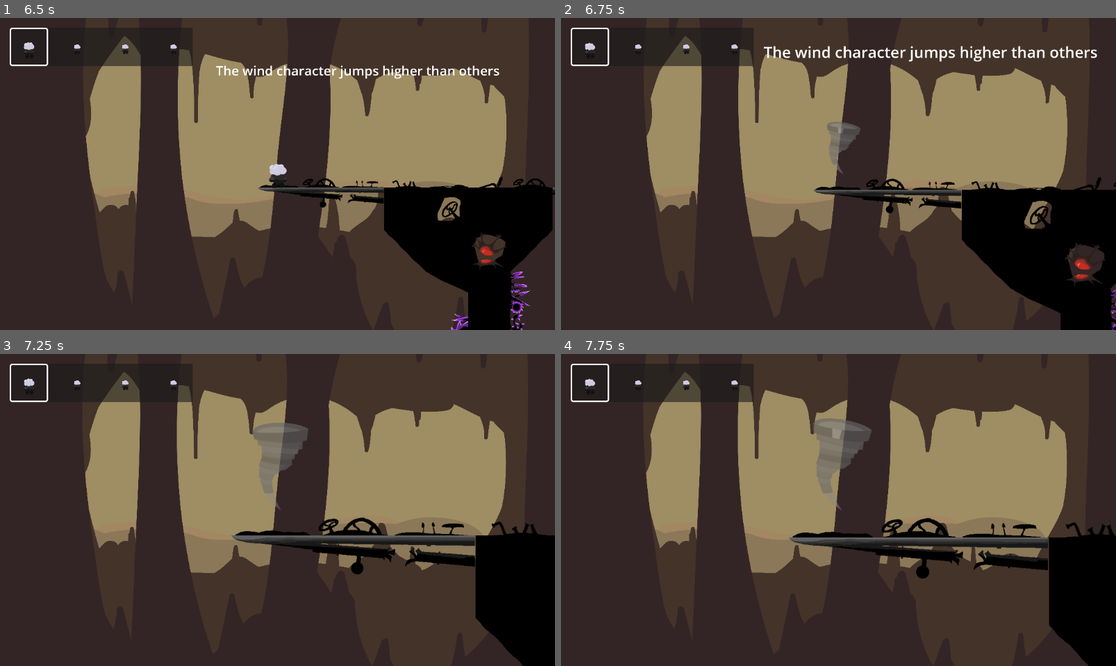
Above: before the commit, frames 1-4 (two rows, left to right).
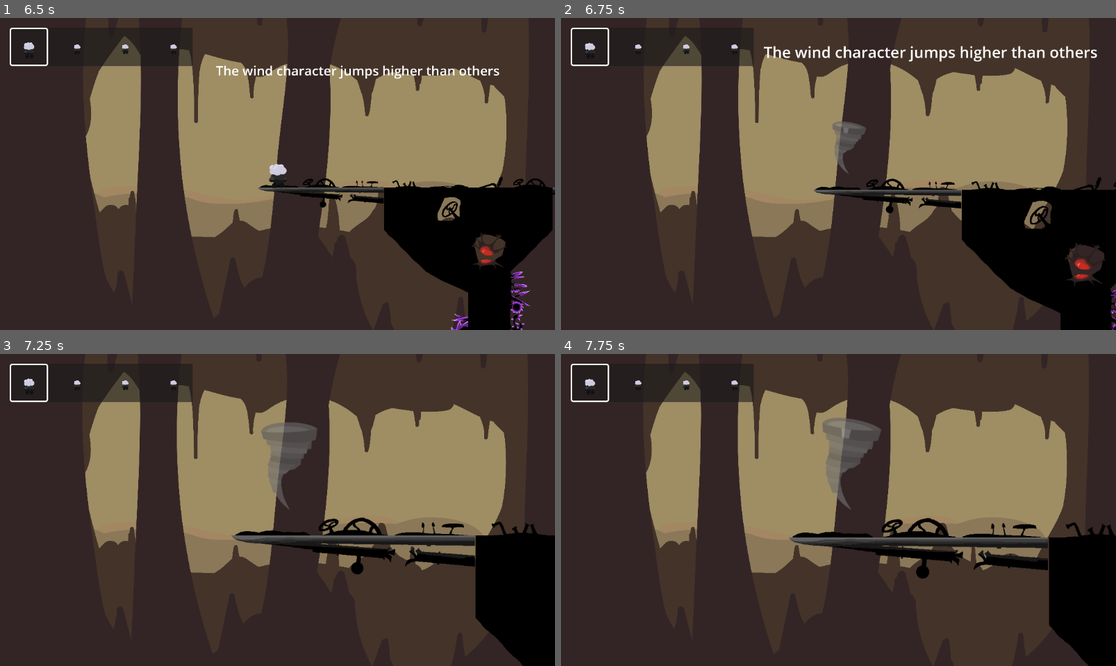
Above: after the commit, the same moments.

Repository: StarikTenger/PlatformerGame2025
Game: Godot game, scene res://scenes/UI/LevelManager.tscn
Same seed, same stepped clock (60 frames per second), same inputs: the game is played once before the commit and once after it. Sound files missing from this copy of the repository are replaced by a short silence.
Inputs (mouse positions are in pixels of both pictures, inside the frame that each line leads up to):
- Up to frame 1 (6.5 s): click (266, 133) at 0.52 s; click (188, 301) at 1.25 s; move the mouse to (399, 158) at 2.02 s; hold D (move_right) 2.03-3.53 s; tap Ctrl (ctrl) at 2.1 s; tap Space (jump) at 2.27, 3.02, 5.27 s; move the mouse to (166, 189) at 2.77 s; tap Z (level_overview) at 2.85 s; tap Enter at 3.5 s; move the mouse to (333, 105) at 3.52 s; hold A (move_left) 3.53-4.25 s; hold P (special_action) 3.53-4.25 s; click (277, 242) at 4.25 s; move the mouse to (249, 236) at 5.02 s; hold D (move_right) 5.03-5.75 s; tap Tab (switch_char) at 5.1 s; click (188, 301) at 5.75 s
- Up to frame 2 (6.75 s): move the mouse to (1005, 220) at 6.52 s; hold D (move_right) from 6.53 s (still down); tap Ctrl (ctrl) at 6.6 s
- Up to frame 3 (7.25 s): keep holding D (move_right); tap Space (jump) at 6.77 s
- Up to frame 4 (7.75 s): move the mouse to (672, 463) at 7.27 s; release D (move_right) at 7.28 s; hold A (move_left) from 7.28 s (still down); tap Z (level_overview) at 7.35 s; tap Space (jump) at 7.52 s

Frame 1 is identical in both runs. In frame 2, 0.3% of the frame differs, in the area x 47-55%, y 33-50%; in frame 3, 0.7%; in frame 4, 0.9%, in the area x 45-58%, y 20-50%.

Commit message:
Better tornado

Diff:
--- a/scenes/Tornado.tscn
+++ b/scenes/Tornado.tscn
@@ -6,19 +6,19 @@
 [ext_resource type="AudioStream" uid="uid://dum116umeykfy" path="res://sounds/WIND_GUY_DEATH.mp3" id="4_igt4f"]
 
 [sub_resource type="RectangleShape2D" id="RectangleShape2D_igt4f"]
-size = Vector2(95.5, 199.5)
+size = Vector2(137, 682.5)
 
 [node name="Tornado" type="Area2D"]
 script = ExtResource("1_j3qay")
 
 [node name="AnimatedSprite2D" type="AnimatedSprite2D" parent="."]
-position = Vector2(-25, -103)
+position = Vector2(-3, -104)
 sprite_frames = ExtResource("2_j3qay")
 autoplay = "default"
 frame_progress = 0.892044
 
 [node name="CollisionShape2D" type="CollisionShape2D" parent="."]
-position = Vector2(0.25, -100.25)
+position = Vector2(1.5, -341.75)
 shape = SubResource("RectangleShape2D_igt4f")
 
 [node name="AudioStreamPlayer2D" type="AudioStreamPlayer2D" parent="CollisionShape2D"]
--- a/scripts/tornado.gd
+++ b/scripts/tornado.gd
@@ -1,6 +1,6 @@
 extends Area2D
 
-var lift_acceleration := 5000.0
+var lift_acceleration := 1000.0
 var direction := Vector2.UP
 
 @onready var death_sound_player: AudioStreamPlayer2D = $CollisionShape2D/AudioStreamPlayer2D
@@ -19,4 +19,8 @@
 func _physics_process(delta):
 	for body in get_overlapping_bodies():
 		if body.is_in_group("liftable"):
-			body.velocity.y -= lift_acceleration * delta
+			var delta_y: float = body.global_position.y - global_position.y
+			if delta_y < 650:
+				body.velocity.y = -lift_acceleration
+			else:
+				body.velocity.y = max(0, (700 - delta_y) / 50 * lift_acceleration)
